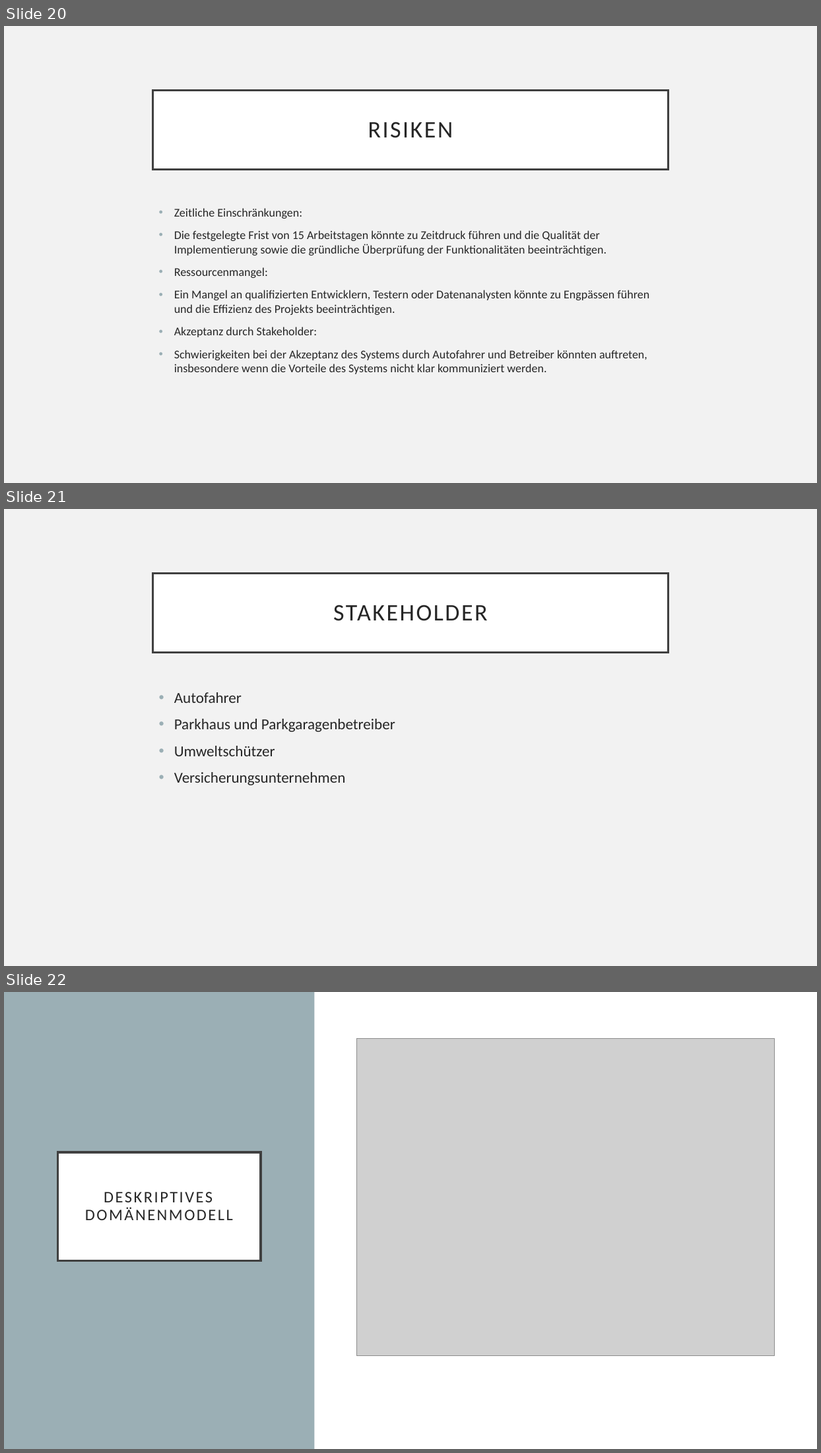
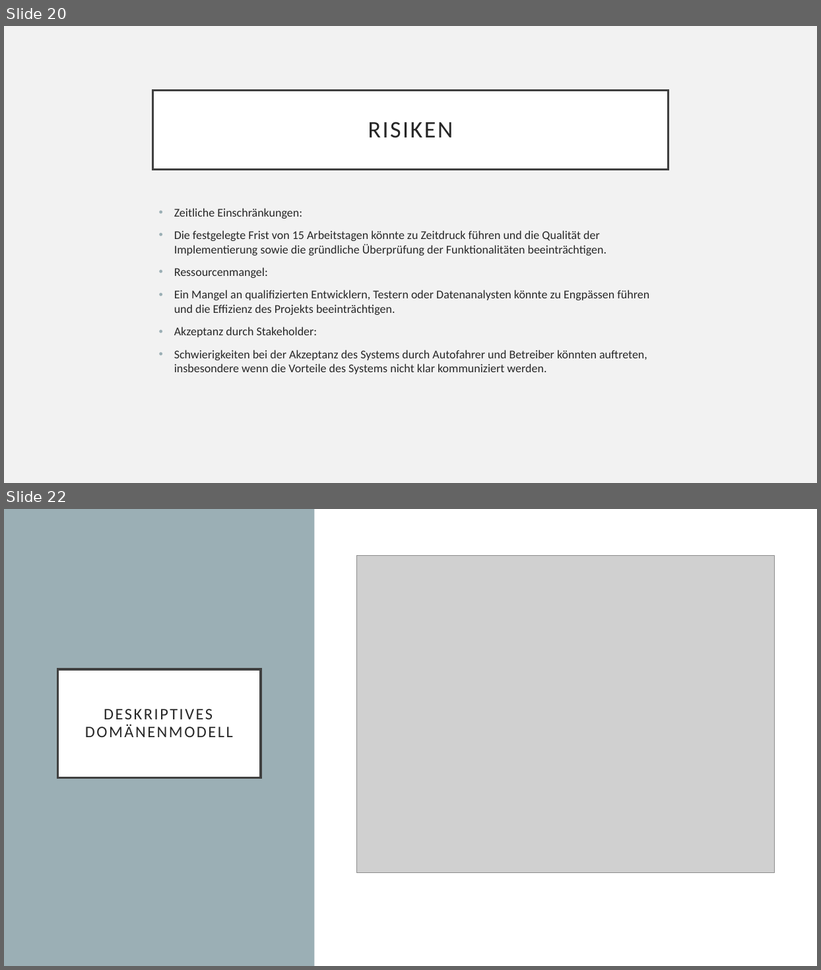
Before and after one commit to Morris-hub/EP_W_2324_Muhamad_Morris_Max, a slide deck: Audit/Präsentation audit edit finale.pptx. Shown one above the other, each under a label of ours: slides 20, 21 and 22 before the commit, slides 20 and 22 after it; the slides between them are not shown. The pictures are 821x1453 and 821x970 pixels, drawn with LibreOffice and Linux fonts; fonts in the diff are those of the drawing; grey boxes stand for pictures. Boxes give left, top, right and bottom in pixels: in the first picture for what was removed or moved away, otherwise in the second. Text is boxed around its words. In the diff, an @@ line names an element or a change of style, - is before the commit and + after.

```diff
--- a/Audit/Präsentation audit edit finale.pptx
+++ b/Audit/Präsentation audit edit finale.pptx
@@ slide 21 removed at [4, 509, 817, 966], background #F2F2F2 @@
@@ title removed at [153, 573, 668, 652] @@
-STAKEHOLDER
@@ text removed at [174, 692, 395, 786] @@
-• Autofahrer
-• Parkhaus und Parkgaragenbetreiber
-• Umweltschützer
-• Versicherungsunternehmen
```
Also in this commit, not shown: 3 slides changed, 5 slides added, 6 other files.
